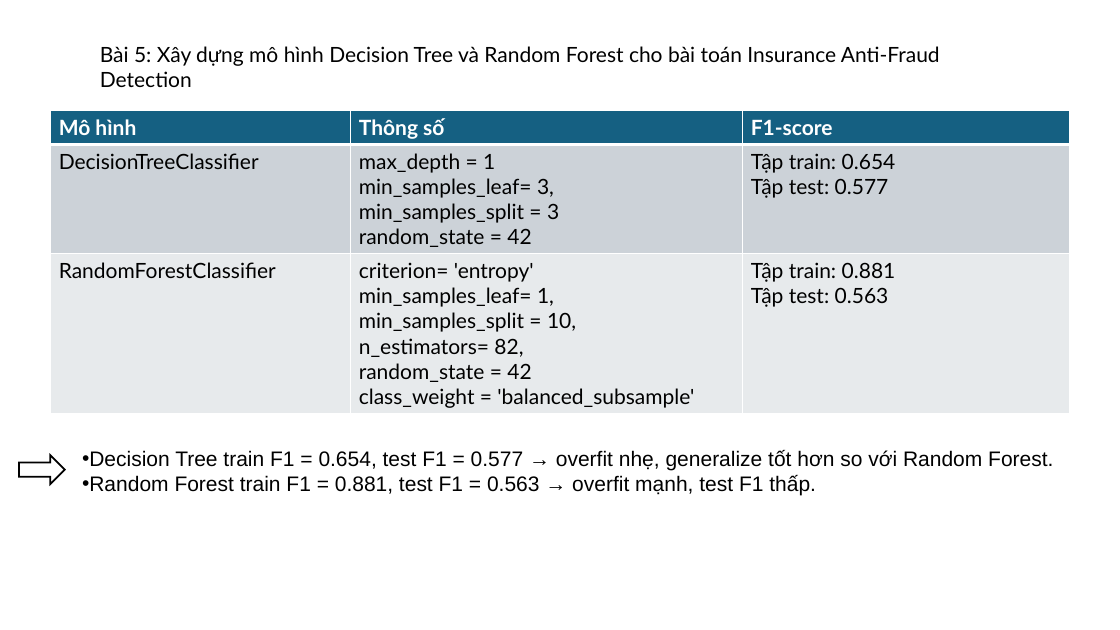
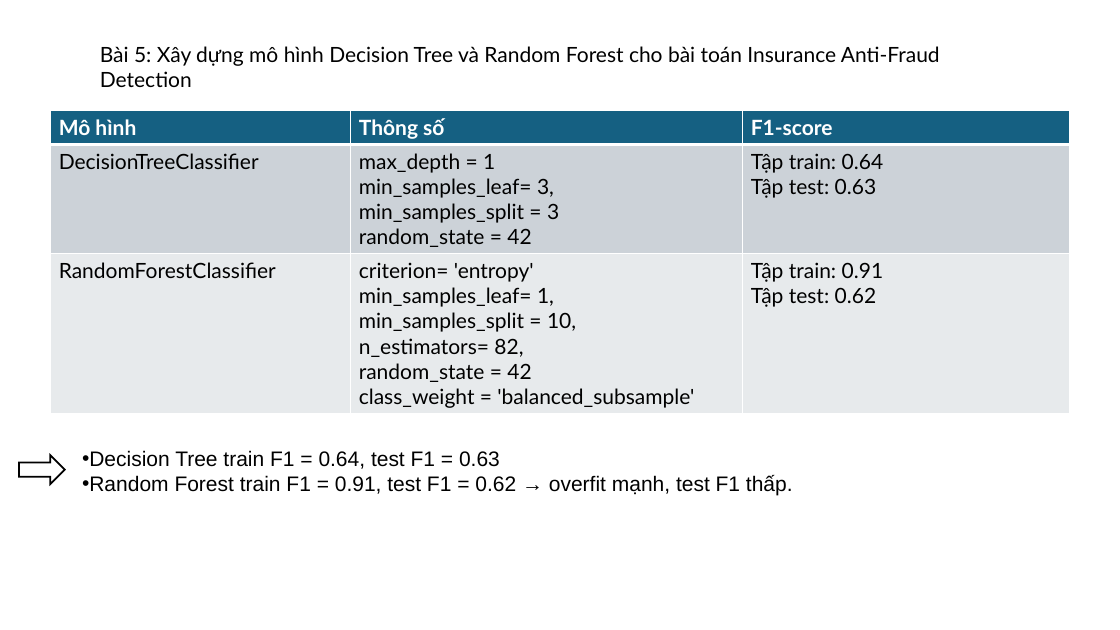
Before and after one commit to ngoctien1710/Th-th-ch-BAI-Labs, a slide deck: slide 2 of Bai_5/báo cáo/báo cáo bài 5.pptx. Drawn at 1120x630 pixels with LibreOffice and Linux fonts; fonts in the diff are those of the drawing. Boxes give left, top, right and bottom in pixels: in the first picture for what was removed or moved away, otherwise in the second. Text is boxed around its words. In the diff, an @@ line names an element or a change of style, - is before the commit and + after.

```diff
--- a/Bai_5/báo cáo/báo cáo bài 5.pptx
+++ b/Bai_5/báo cáo/báo cáo bài 5.pptx
@@ table at bbox=[50, 110, 1070, 413] @@
-row 2, column 3: Tập train: 0.654 / Tập test: 0.577
+row 2, column 3: Tập train: 0.64 / Tập test: 0.63
-row 3, column 3: Tập train: 0.881 / Tập test: 0.563
+row 3, column 3: Tập train: 0.91 / Tập test: 0.62
@@ text at bbox=[82, 450, 793, 496]: text changed @@
-• Decision Tree train F1 = 0.654, test F1 = 0.577 → overfit nhẹ, generalize tốt hơn so với Random Forest.
-• Random Forest train F1 = 0.881, test F1 = 0.563 → overfit mạnh, test F1 thấp.
+• Decision Tree train F1 = 0.64, test F1 = 0.63
+• Random Forest train F1 = 0.91, test F1 = 0.62 → overfit mạnh, test F1 thấp.
```
Also in this commit, not shown: 4 other files.
